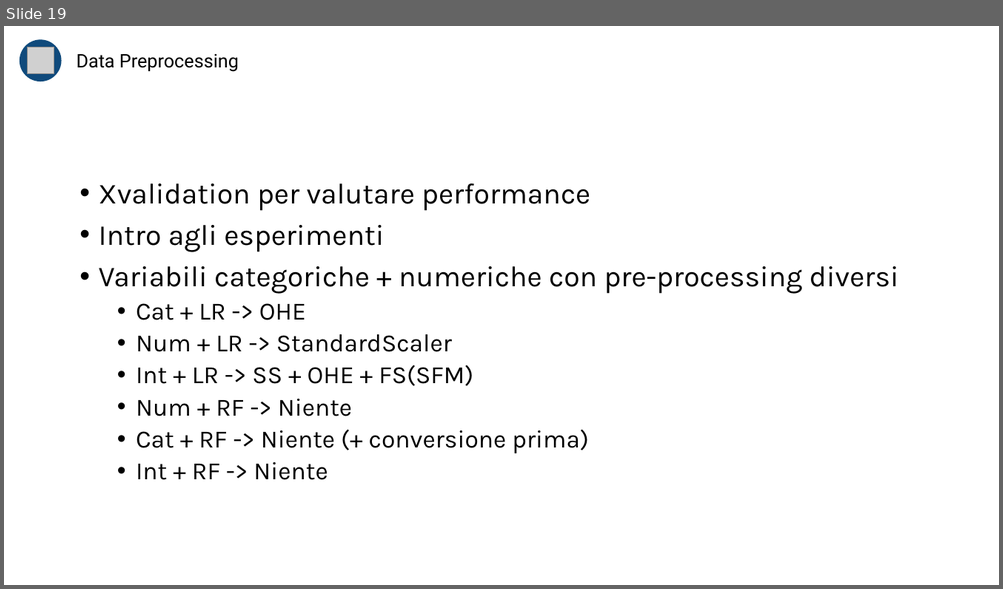
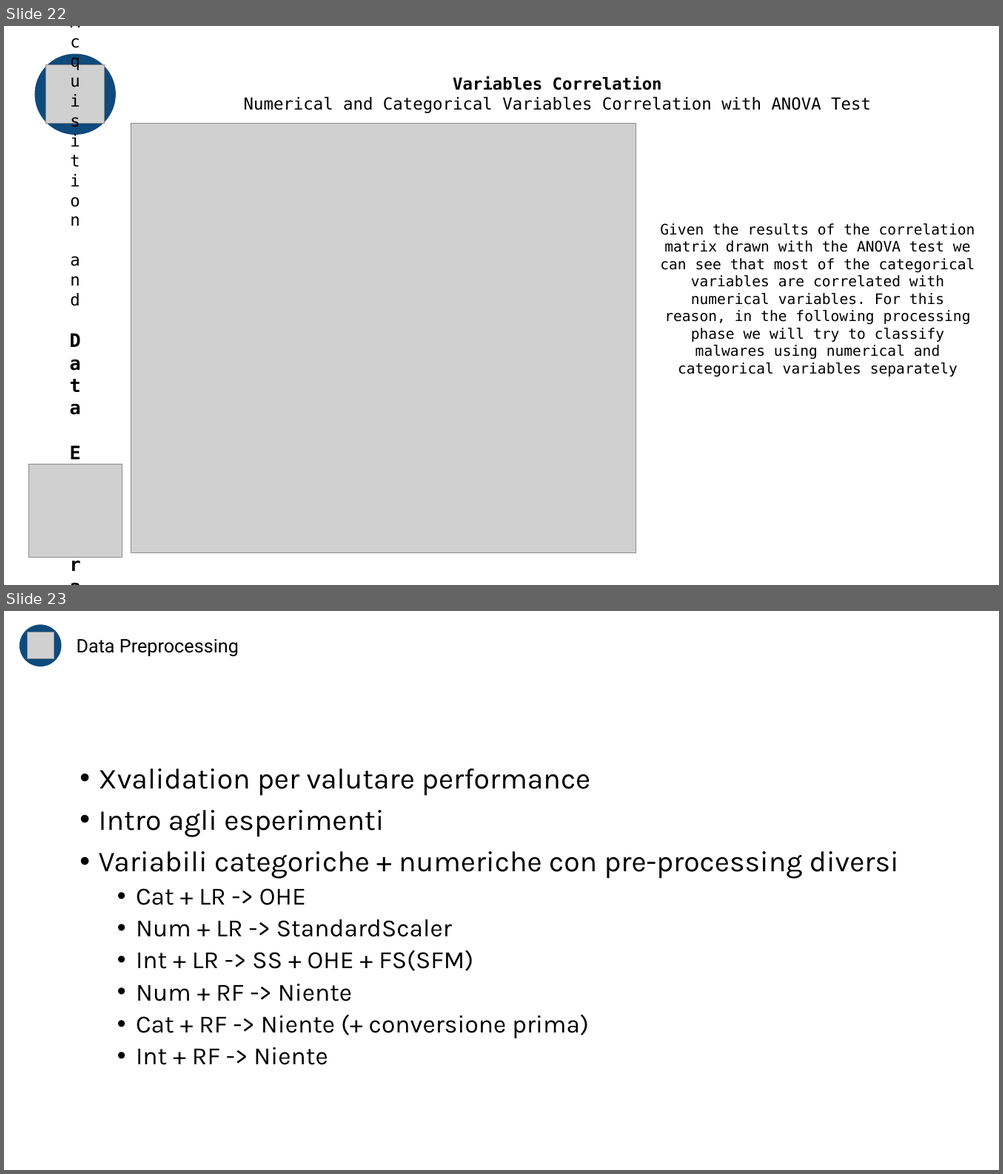
Before and after one commit to LombardiGiacomo/AI_Project_24-25, a slide deck: Slides.pptx. Shown one above the other, each under a label of ours: slide 19 before the commit, slides 22 and 23 after it. The pictures are 1003x589 and 1003x1174 pixels, drawn with LibreOffice and Linux fonts; fonts in the diff are those of the drawing; grey boxes stand for pictures. Boxes give left, top, right and bottom in pixels: in the first picture for what was removed or moved away, otherwise in the second. Text is boxed around its words. In the diff, an @@ line names an element or a change of style, - is before the commit and + after.

```diff
--- a/Slides.pptx
+++ b/Slides.pptx
@@ slide 22 added at [4,26,999,585], background #FFFFFF @@
@@ ellipse added at [34,53,116,135], fill #0F4A7C @@
@@ picture added at [45,64,105,124] @@
@@ text added at [244,76,871,113], 16 pt, text #000000 @@
+Variables Correlation
+Numerical and Categorical Variables Correlation with ANOVA Test
@@ picture added at [131,124,635,554] @@
@@ text added at [20,146,131,454], 16 pt, text #000000 @@
+Data Acquisition and Data Exploration
@@ text added at [660,224,975,378], 14 pt, text #000000 @@
+Given the results of the correlation matrix drawn with the ANOVA test we can see that most of the categorical variables are correlated with numerical variables. For this reason, in the following processing phase we will try to classify malwares using numerical and categorical variables separately
@@ picture added at [28,464,122,557] @@
@@ what was slide 19 is now slide 23 @@
```
Also in this commit, not shown: 15 slides changed, 5 other slides added, 2 slides removed.
